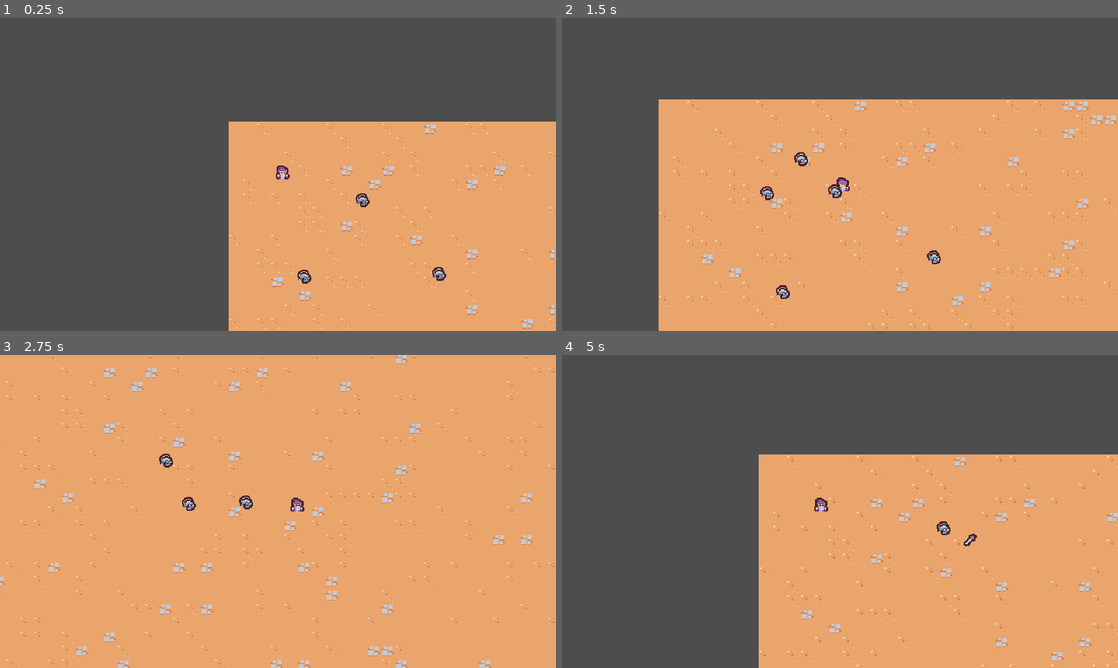
Above: before the commit, frames 1-4 (two rows, left to right).
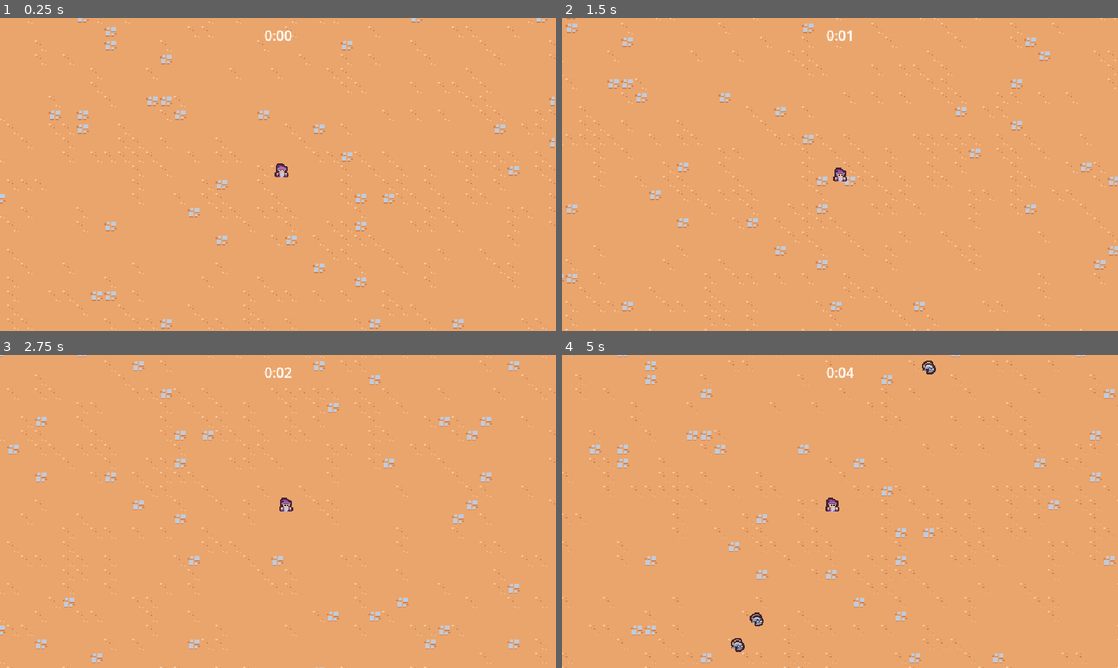
Above: after the commit, the same moments.

Repository: Lukebray/Survivor-Course
Game: Godot game, scene res://scenes/main/main.tscn
The game is run twice, just before and just after one commit, with the same random seed, the same clock (stepped at 60 frames per second) and the same inputs.
Inputs:
- Up to frame 1 (0.25 s): no input
- Up to frame 2 (1.5 s): hold D (move_right) 0.53-1.28 s; hold S (move_down) from 1.28 s (still down)
- Up to frame 3 (2.75 s): release S (move_down) at 2.03 s; hold D (move_right) from 2.03 s (still down)
- Up to frame 4 (5 s): release D (move_right) at 2.78 s; hold W (move_up) 2.78-3.53 s; hold A (move_left) from 3.53 s (still down)

The runs differ from the first frame. In frame 1, 63% of the frame differs, in the area x 0-100%, y 0-100%; in frame 2, 43%; in frame 3, 5.4%; in frame 4, 59%.

Commit message:
lots of stuff...

Diff:
--- a/project.godot
+++ b/project.godot
@@ -14,6 +14,10 @@
 run/main_scene="res://scenes/main/main.tscn"
 config/features=PackedStringArray("4.1", "GL Compatibility")
 config/icon="res://icon.svg"
+
+[debug]
+
+gdscript/warnings/unused_parameter=0
 
 [display]
 
@@ -55,6 +59,7 @@
 2d_physics/layer_1="Terrain"
 2d_physics/layer_2="Player"
 2d_physics/layer_3="Enemy"
+2d_physics/layer_4="EnemyCollision"
 
 [rendering]
 
--- a/scenes/basic_enemy/basic_enemy.gd
+++ b/scenes/basic_enemy/basic_enemy.gd
@@ -1,6 +1,6 @@
 extends CharacterBody2D
 
-const MAX_SPEED = 75
+const MAX_SPEED = 40
 
 # Called when the node enters the scene tree for the first time.
 func _ready():
@@ -21,6 +21,5 @@
 	return Vector2.ZERO
 
 
-
 func _on_area_2d_area_entered(area):
 	queue_free()
--- a/scenes/basic_enemy/basic_enemy.tscn
+++ b/scenes/basic_enemy/basic_enemy.tscn
@@ -10,7 +10,9 @@
 radius = 6.0
 
 [node name="BasicEnemy" type="CharacterBody2D" groups=["enemy"]]
-collision_layer = 0
+collision_layer = 8
+collision_mask = 9
+motion_mode = 1
 script = ExtResource("1_5ilfj")
 
 [node name="Area2D" type="Area2D" parent="."]
--- a/scenes/game_camera/game_camera.gd
+++ b/scenes/game_camera/game_camera.gd
@@ -10,7 +10,7 @@
 # Called every frame. 'delta' is the elapsed time since the previous frame.
 func _process(delta):
 	acquire_target()
-	global_position = global_position.lerp(target_position, 1.0 - exp(-delta * 10))
+	global_position = global_position.lerp(target_position, 1.0 - exp(-delta * 20))
 
 func acquire_target():
 	var player_nodes = get_tree().get_nodes_in_group("player")
--- a/scenes/main/main.tscn
+++ b/scenes/main/main.tscn
@@ -1,11 +1,20 @@
-[gd_scene load_steps=5 format=3 uid="uid://bt4w1syfo23fu"]
+[gd_scene load_steps=7 format=3 uid="uid://bt4w1syfo23fu"]
 
 [ext_resource type="PackedScene" uid="uid://s3gs2k5hxcau" path="res://scenes/game_camera/game_camera.tscn" id="1_at4hg"]
 [ext_resource type="PackedScene" uid="uid://c0433p1p0qel0" path="res://scenes/player/player.tscn" id="1_i1bin"]
 [ext_resource type="TileSet" uid="uid://bq81o8wstnxxw" path="res://resources/tileset.tres" id="1_lh6ke"]
-[ext_resource type="PackedScene" uid="uid://bduxy55grynw8" path="res://scenes/basic_enemy/basic_enemy.tscn" id="4_yvxof"]
+[ext_resource type="PackedScene" uid="uid://cbxna5ybubgtc" path="res://scenes/ui/arena_time_ui.tscn" id="1_lwse3"]
+[ext_resource type="PackedScene" uid="uid://dv4hspeq0hc7c" path="res://scenes/manager/enemy_manager.tscn" id="1_oydgm"]
+[ext_resource type="PackedScene" uid="uid://clnbgi35p4vdx" path="res://scenes/manager/arena_time_manager.tscn" id="2_edpmj"]
 
 [node name="Main" type="Node"]
+
+[node name="ArenaTimeUI" parent="." node_paths=PackedStringArray("arena_time_manager") instance=ExtResource("1_lwse3")]
+arena_time_manager = NodePath("../ArenaTimeManager")
+
+[node name="ArenaTimeManager" parent="." instance=ExtResource("2_edpmj")]
+
+[node name="EnemyManager" parent="." instance=ExtResource("1_oydgm")]
 
 [node name="GameCamera" parent="." instance=ExtResource("1_at4hg")]
 
@@ -15,19 +24,4 @@
 layer_0/tile_data = PackedInt32Array(589830, 0, 4, 589831, 65536, 4, 589832, 0, 4, 589833, 0, 4, 589834, 0, 4, 589835,  …(61905 unchanged characters)…
 
 [node name="Player" parent="." instance=ExtResource("1_i1bin")]
-position = Vector2(62, 66)
-
-[node name="BasicEnemy" parent="." instance=ExtResource("4_yvxof")]
-position = Vector2(172, 99)
-
-[node name="BasicEnemy2" parent="." instance=ExtResource("4_yvxof")]
-position = Vector2(146, 334)
-
-[node name="BasicEnemy3" parent="." instance=ExtResource("4_yvxof")]
-position = Vector2(258, 189)
-
-[node name="BasicEnemy4" parent="." instance=ExtResource("4_yvxof")]
-position = Vector2(410, 249)
-
-[node name="BasicEnemy5" parent="." instance=ExtResource("4_yvxof")]
-position = Vector2(91, 200)
+position = Vector2(589, 464)
--- /dev/null
+++ b/scenes/manager/arena_time_manager.gd
@@ -0,0 +1,6 @@
+extends Node
+
+@onready var timer = $Timer
+
+func get_time_elapsed():
+	return timer.wait_time - timer.time_left
--- /dev/null
+++ b/scenes/manager/arena_time_manager.tscn
@@ -0,0 +1,11 @@
+[gd_scene load_steps=2 format=3 uid="uid://clnbgi35p4vdx"]
+
+[ext_resource type="Script" path="res://scenes/manager/arena_time_manager.gd" id="1_gc4wc"]
+
+[node name="ArenaTimeManager" type="Node"]
+script = ExtResource("1_gc4wc")
+
+[node name="Timer" type="Timer" parent="."]
+wait_time = 60.0
+one_shot = true
+autostart = true
--- /dev/null
+++ b/scenes/manager/enemy_manager.gd
@@ -0,0 +1,23 @@
+extends Node
+
+const SPAWN_RADIUS = 375
+
+@export var basic_enemy_scene : PackedScene
+
+
+func _ready():
+	pass
+
+
+
+func _on_timer_timeout():
+	var player = get_tree().get_first_node_in_group("player") as Node2D
+	if player == null:
+		return
+
+	var random_direction = Vector2.RIGHT.rotated(randf_range(0, TAU)) #rotate the vector to a random position between 0 and 2pi
+	var spawn_position = player.global_position + (random_direction * SPAWN_RADIUS)
+
+	var enemy = basic_enemy_scene.instantiate() as Node2D
+	get_parent().add_child(enemy)
+	enemy.global_position = spawn_position
--- /dev/null
+++ b/scenes/manager/enemy_manager.tscn
@@ -0,0 +1,13 @@
+[gd_scene load_steps=3 format=3 uid="uid://dv4hspeq0hc7c"]
+
+[ext_resource type="Script" path="res://scenes/manager/enemy_manager.gd" id="1_j0mvp"]
+[ext_resource type="PackedScene" uid="uid://bduxy55grynw8" path="res://scenes/basic_enemy/basic_enemy.tscn" id="2_7dvhi"]
+
+[node name="EnemyManager" type="Node"]
+script = ExtResource("1_j0mvp")
+basic_enemy_scene = ExtResource("2_7dvhi")
+
+[node name="Timer" type="Timer" parent="."]
+autostart = true
+
+[connection signal="timeout" from="Timer" to="." method="_on_timer_timeout"]
--- a/scenes/player/player.gd
+++ b/scenes/player/player.gd
@@ -1,6 +1,7 @@
 extends CharacterBody2D
 
-const MAX_SPEED = 200
+const MAX_SPEED = 150
+const ACCELERATION_SMOOTHING = 25
 
 # Called when the node enters the scene tree for the first time.
 func _ready():
@@ -8,10 +9,12 @@
 
 
 # Called every frame. 'delta' is the elapsed time since the previous frame.
-func _process(_delta):
+func _process(delta):
 	var movement_vector = get_movement_vector()
 	var direction = movement_vector.normalized()
-	velocity = direction * MAX_SPEED
+	var target_velocity = direction * MAX_SPEED
+
+	velocity = velocity.lerp(target_velocity, 1 - exp(-delta * ACCELERATION_SMOOTHING))
 	move_and_slide()
 
 
--- a/scenes/player/player.tscn
+++ b/scenes/player/player.tscn
@@ -9,6 +9,7 @@
 
 [node name="Player" type="CharacterBody2D" groups=["player"]]
 collision_layer = 0
+motion_mode = 1
 script = ExtResource("1_nt6ma")
 
 [node name="AbilityManager" type="Node" parent="."]
--- /dev/null
+++ b/scenes/ui/arena_time_ui.gd
@@ -0,0 +1,17 @@
+extends CanvasLayer
+
+@export var arena_time_manager : Node
+@onready var label = %Label
+
+func _process(delta):
+	if arena_time_manager == null:
+		return
+
+	var time_elapsed = arena_time_manager.get_time_elapsed()
+	label.text = format_seconds_to_string(time_elapsed)
+
+
+func format_seconds_to_string(seconds : float):
+	var minutes = floor(seconds / 60)
+	var remaining_seconds = seconds - (minutes * 60)
+	return str(minutes) + ":" + ("%02d" % floor(remaining_seconds))
--- /dev/null
+++ b/scenes/ui/arena_time_ui.tscn
@@ -0,0 +1,21 @@
+[gd_scene load_steps=2 format=3 uid="uid://cbxna5ybubgtc"]
+
+[ext_resource type="Script" path="res://scenes/ui/arena_time_ui.gd" id="1_udoqf"]
+
+[node name="ArenaTimeUI" type="CanvasLayer"]
+script = ExtResource("1_udoqf")
+
+[node name="MarginContainer" type="MarginContainer" parent="."]
+anchors_preset = 15
+anchor_right = 1.0
+anchor_bottom = 1.0
+grow_horizontal = 2
+grow_vertical = 2
+mouse_filter = 2
+theme_override_constants/margin_top = 8
+
+[node name="Label" type="Label" parent="MarginContainer"]
+unique_name_in_owner = true
+layout_mode = 2
+size_flags_horizontal = 4
+size_flags_vertical = 0
